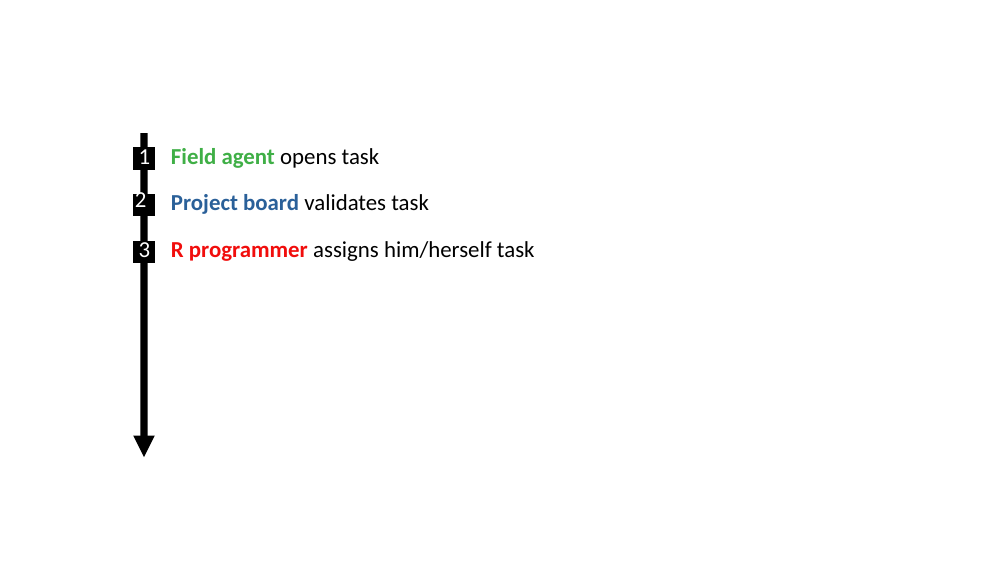
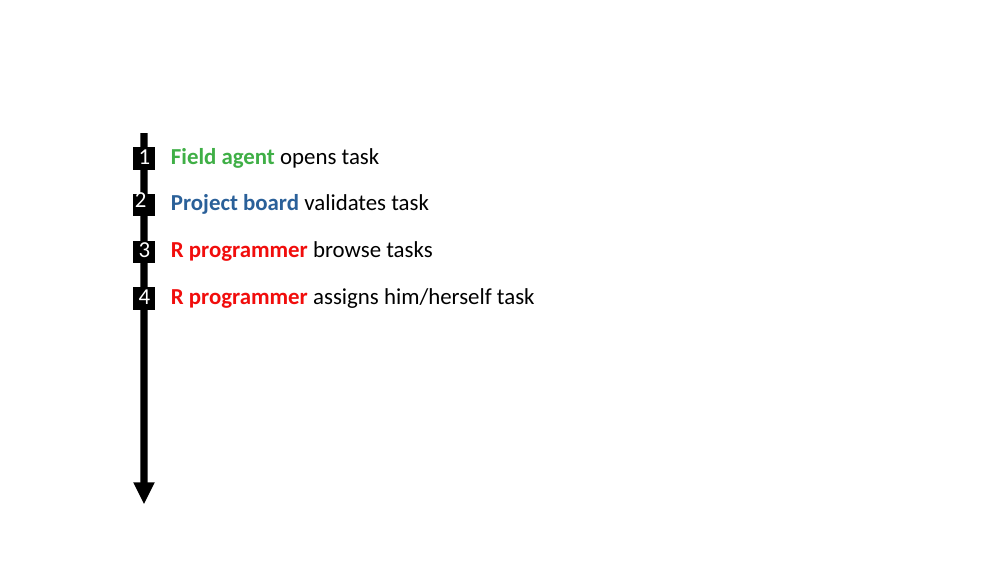
Before and after one commit to matthieugold/covid-19-challenge, a slide deck: slide 37 of docs/dscc_presentation/dscc_presentation.odp (slide 36 before the commit). Drawn at 1008x567 pixels with LibreOffice and Linux fonts; fonts in the diff are those of the drawing. Boxes give left, top, right and bottom in pixels: in the first picture for what was removed or moved away, otherwise in the second. Text is boxed around its words. In the diff, an @@ line names an element or a change of style, - is before the commit and + after.

```diff
--- a/docs/dscc_presentation/dscc_presentation.odp
+++ b/docs/dscc_presentation/dscc_presentation.odp
@@ arrow moved from (144, 134) - (144, 457) to (144, 134) - (144, 504) @@
@@ text added at (x1=171, y1=241, x2=432, y2=261), 18 pt, text #F10D0C, bold @@
+R programmer browse tasks
@@ rectangle added at (x1=134, y1=288, x2=155, y2=310), fill #000000, outline #000000 0 pt @@
@@ text added at (x1=139, y1=285, x2=151, y2=311), 18 pt, text #FFFFFF @@
+4
@@ text "R programmer assigns him/herself task" moved from (x1=171, y1=241, x2=535, y2=261) to (x1=171, y1=288, x2=535, y2=308) @@
```
Also in this commit, not shown: 8 other slides changed, 3 slides added, 5 slides removed, 2 other files.
